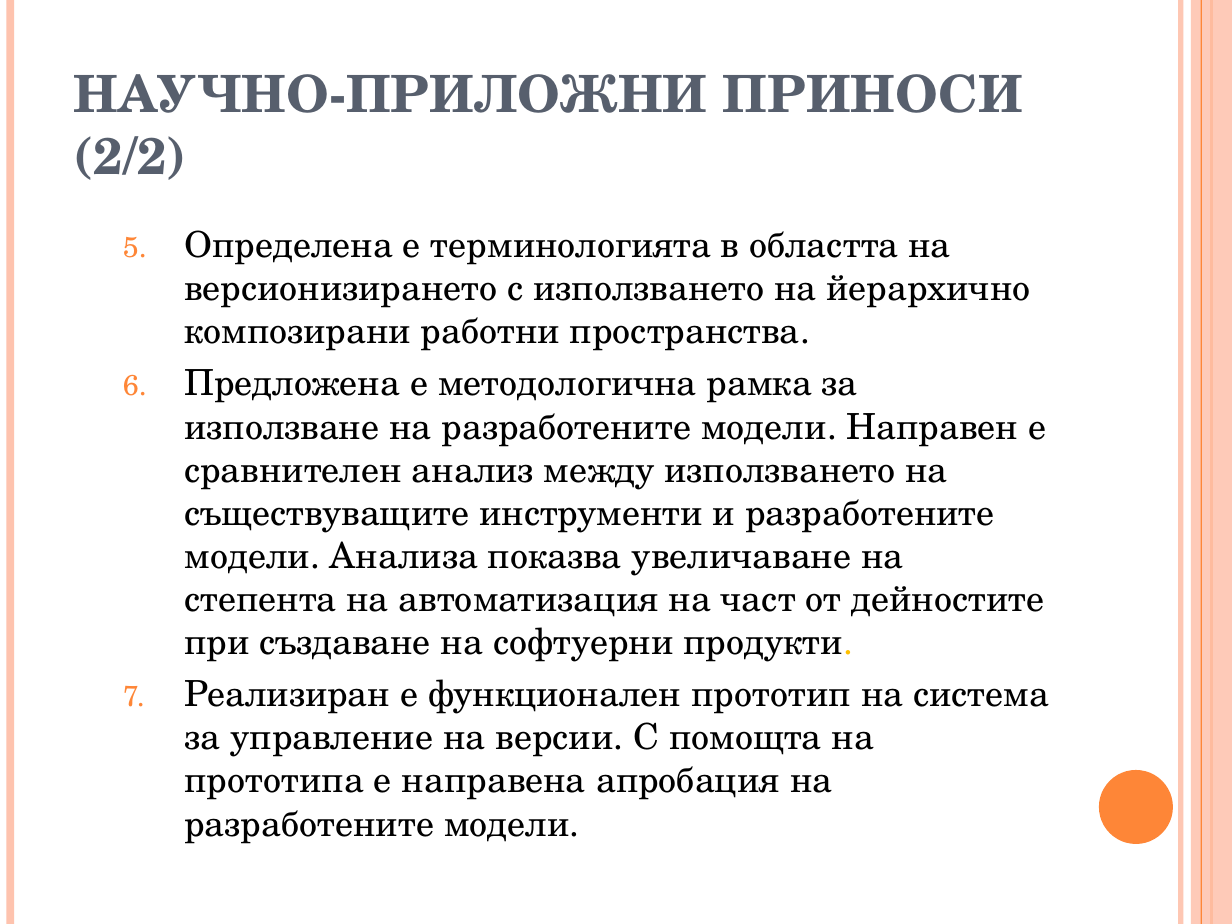
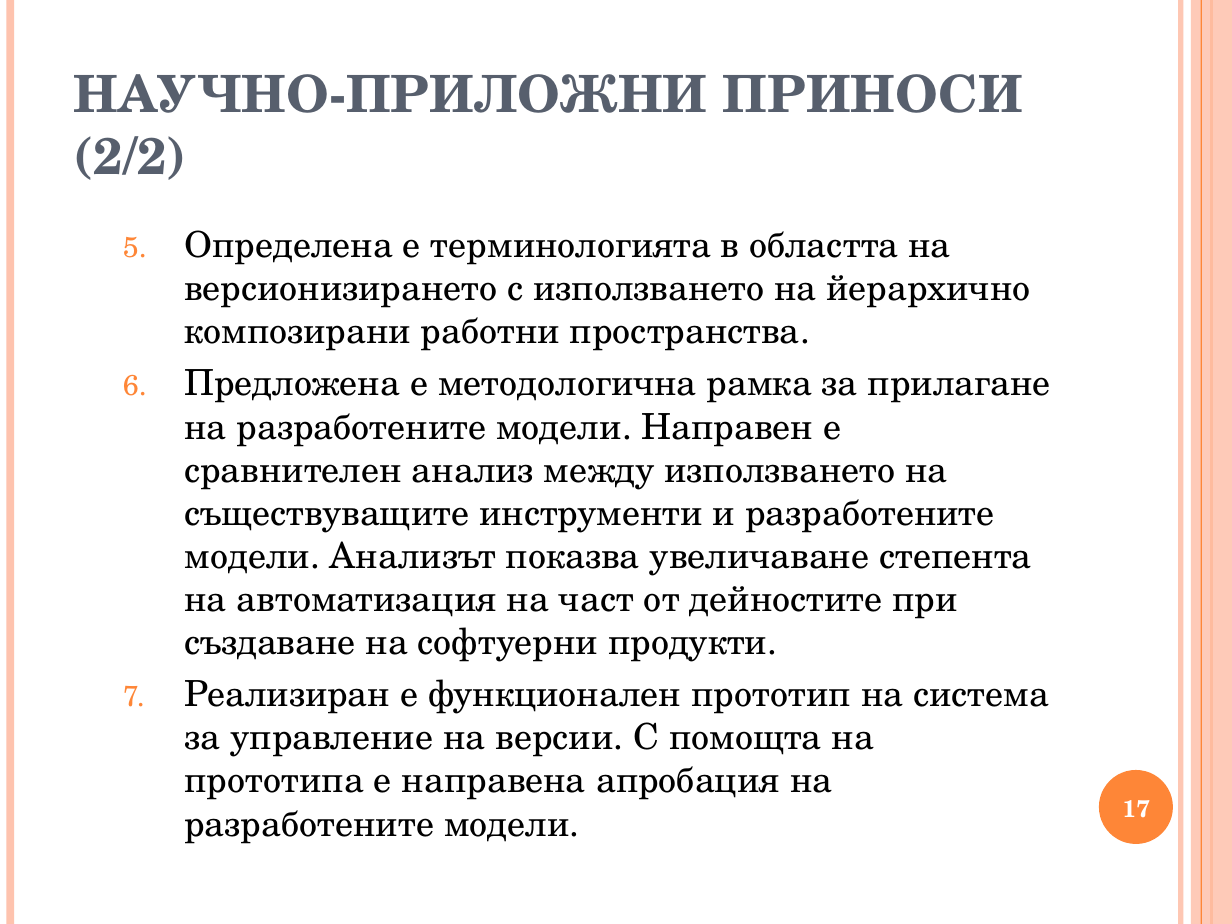
Before and after one commit to vjotov/versia, a slide deck: slide 17 of doc/presentation.ppt (slide 15 before the commit). Drawn at 1232x924 pixels with LibreOffice and Linux fonts; fonts in the diff are those of the drawing. Boxes give left, top, right and bottom in pixels: in the first picture for what was removed or moved away, otherwise in the second. Text is boxed around its words. In the diff, an @@ line names an element or a change of style, - is before the commit and + after.

```diff
--- a/doc/presentation.ppt
+++ b/doc/presentation.ppt
@@ text at bbox=[184, 369, 1051, 662]: text changed @@
-  6. Предложена е методологична рамка за използване на разработените модели. Направен е сравнителен анализ между използването на съществуващите инструменти и разработените модели. Анализа показва увеличаване на степента на автоматизация на част от дейностите при създаване на софтуерни продукти.
+  6. Предложена е методологична рамка за прилагане на разработените модели. Направен е сравнителен анализ между използването на съществуващите инструменти и разработените модели. Анализът показва увеличаване степента на автоматизация на част от дейностите при създаване на софтуерни продукти.
@@ page number added at bbox=[1123, 800, 1151, 818], 14 pt, text #FFFFFF, bold @@
+17
```
Also in this commit, not shown: 13 other slides changed, 5 slides added, 3 slides removed, 4 other files.
